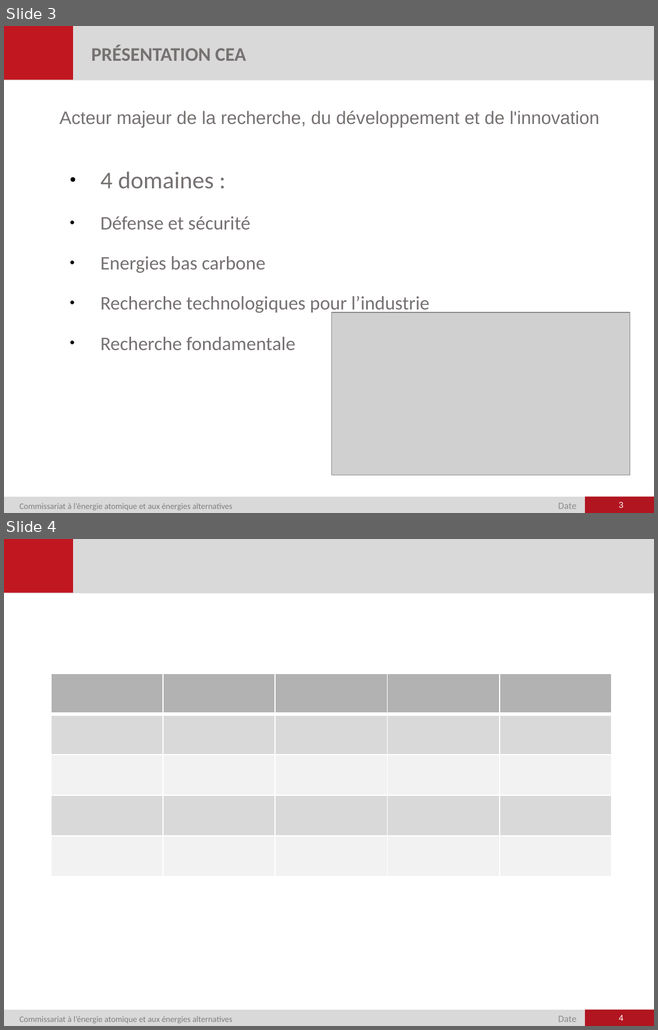
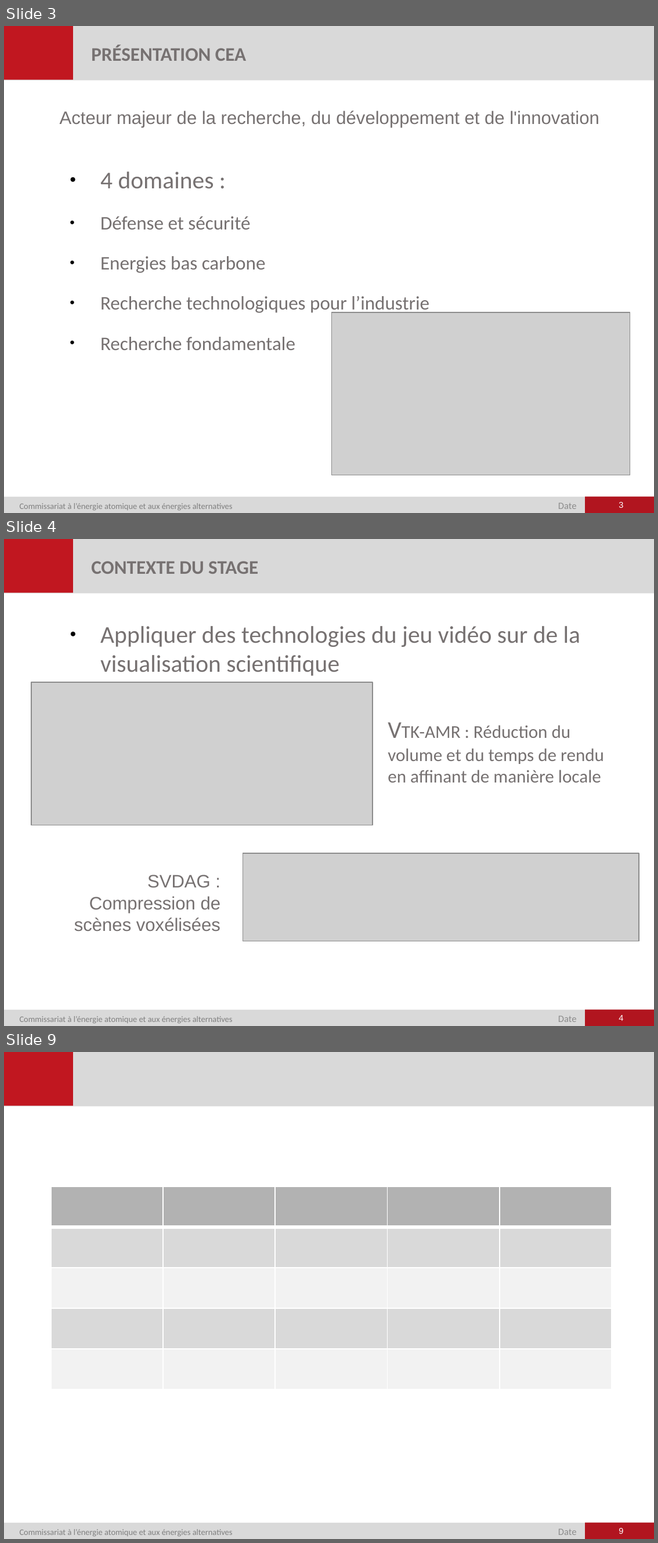
Before and after one commit to RocheAntoine/RapportStageM1, a slide deck: Présentation.pptx. Shown one above the other, each under a label of ours: slides 3 and 4 before the commit, slides 3, 4 and 9 after it; the slides between them are not shown. The pictures are 658x1030 and 658x1543 pixels, drawn with LibreOffice and Linux fonts; fonts in the diff are those of the drawing; grey boxes stand for pictures; background and template pictures are left out. Boxes give left, top, right and bottom in pixels: in the first picture for what was removed or moved away, otherwise in the second. Text is boxed around its words. In the diff, an @@ line names an element or a change of style, - is before the commit and + after.

```diff
--- a/Présentation.pptx
+++ b/Présentation.pptx
@@ slide 4 added at <box>4,539,654,1026</box>, background #FFFFFF; not listed: 6 template elements that a slide beside it also shows @@
@@ text added at <box>91,561,258,574</box>, 16 pt, text #767171, bold @@
+CONTEXTE DU STAGE
@@ text added at <box>100,626,580,676</box>, 20 pt, text #767171 @@
+● Appliquer des technologies du jeu vidéo sur de la visualisation scientifique
@@ picture added at <box>31,682,372,825</box> @@
@@ text added at <box>387,725,604,783</box>, 15 pt, text #767171 @@
+● VTK-AMR : Réduction du volume et du temps de rendu en affinant de manière locale
@@ picture added at <box>243,853,639,941</box> @@
@@ text added at <box>74,875,221,932</box>, 15 pt, text #767171 @@
+SVDAG : Compression de scènes voxélisées
@@ page number added at <box>618,1015,623,1021</box>, 7 pt, text #FFFFFF @@
+4
@@ what was slide 4 is now slide 9 @@
@@ page number at <box>618,1528,623,1534</box>: text changed @@
-4
+9
```
Also in this commit, not shown: 4 other slides added, 3 other files.
